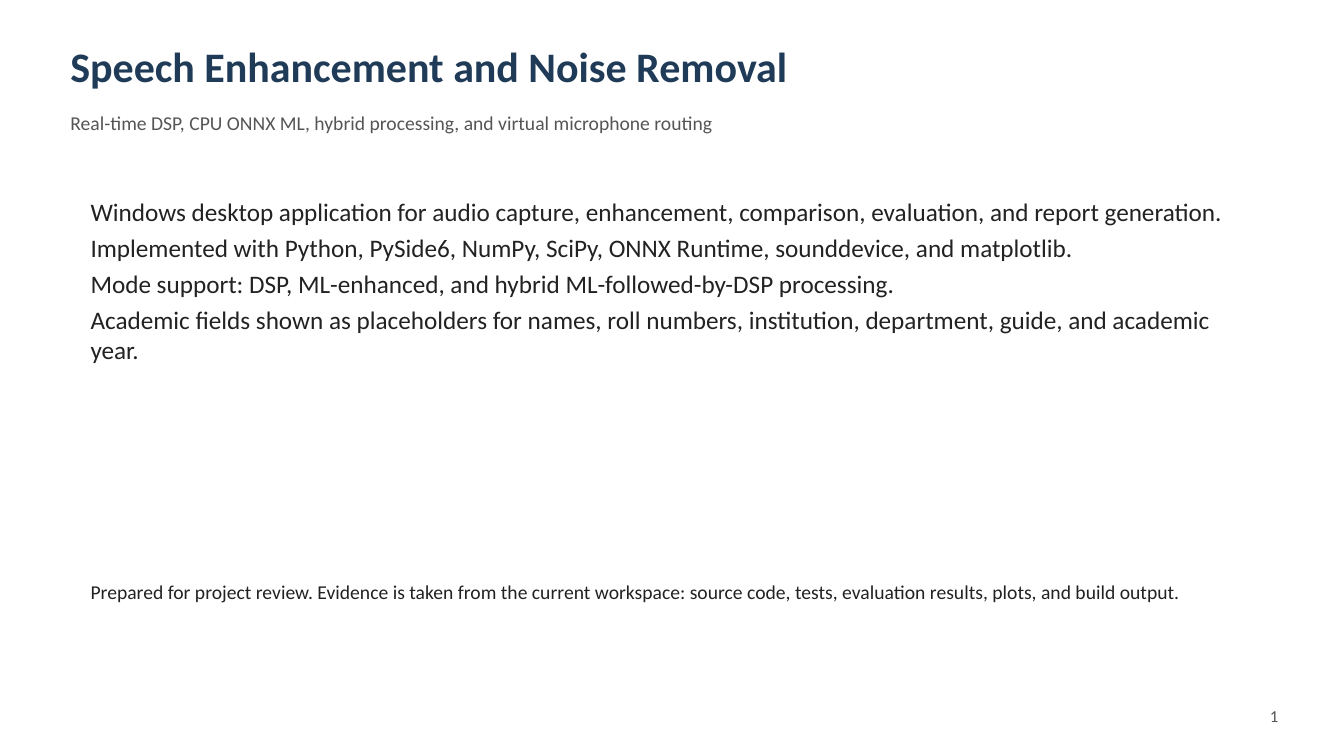
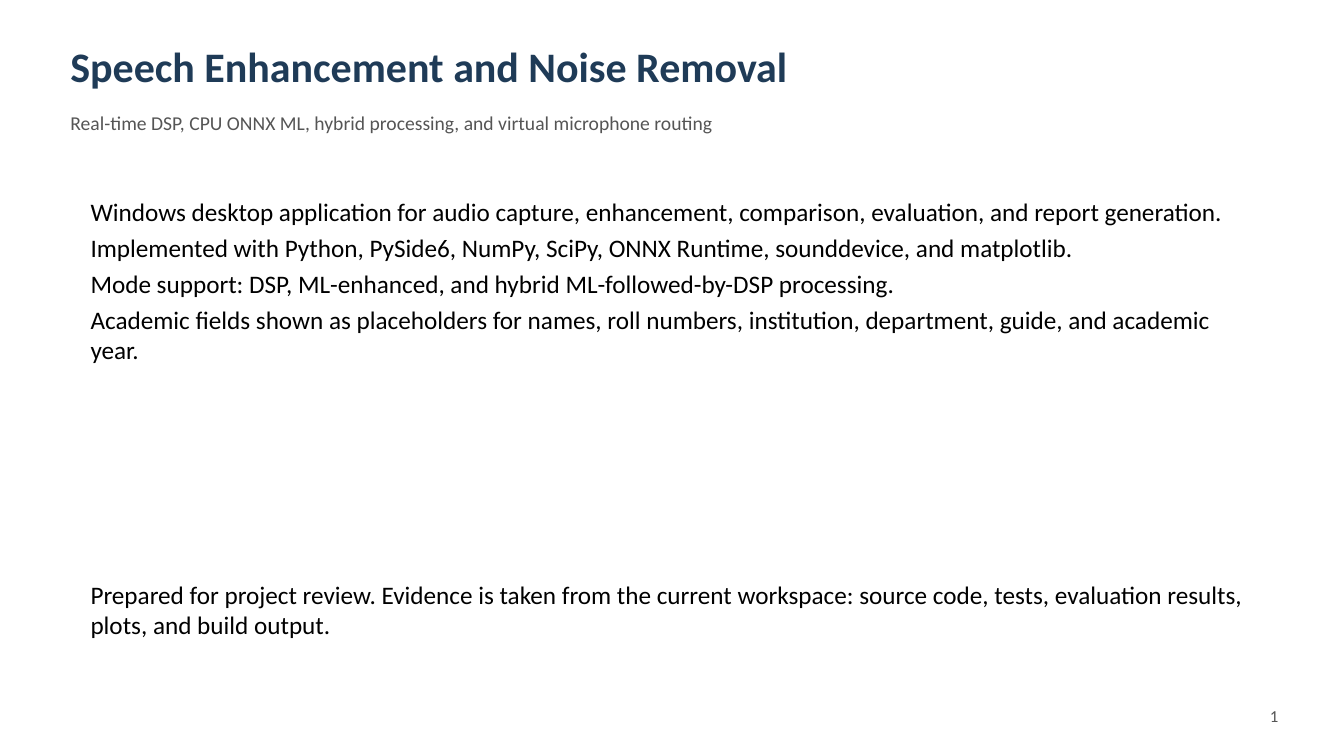
Before and after one commit to sriramkanuri-tech/HybridspeechEnhancementandNoiseRemoval, a slide deck: slide 1 of Speech_Enhancement_Project_Review.pptx. Drawn at 1344x756 pixels with LibreOffice and Linux fonts; fonts in the diff are those of the drawing. Boxes give left, top, right and bottom in pixels: in the first picture for what was removed or moved away, otherwise in the second. Text is boxed around its words. In the diff, an @@ line names an element or a change of style, - is before the commit and + after.

Commit message:
Add portable build guide and refresh presentation

```diff
--- a/Speech_Enhancement_Project_Review.pptx
+++ b/Speech_Enhancement_Project_Review.pptx
@@ text "Windows desktop application for audio ..." at bbox=[91, 203, 1222, 363]: text colour #222222 to #000000 @@
@@ text "Prepared for project review. Evidence ..." at bbox=[91, 586, 1241, 638]: size 14 to 18 pt, text colour #222222 to #000000 @@
```
Also in this commit, not shown: 10 other slides changed, 4 other files.
